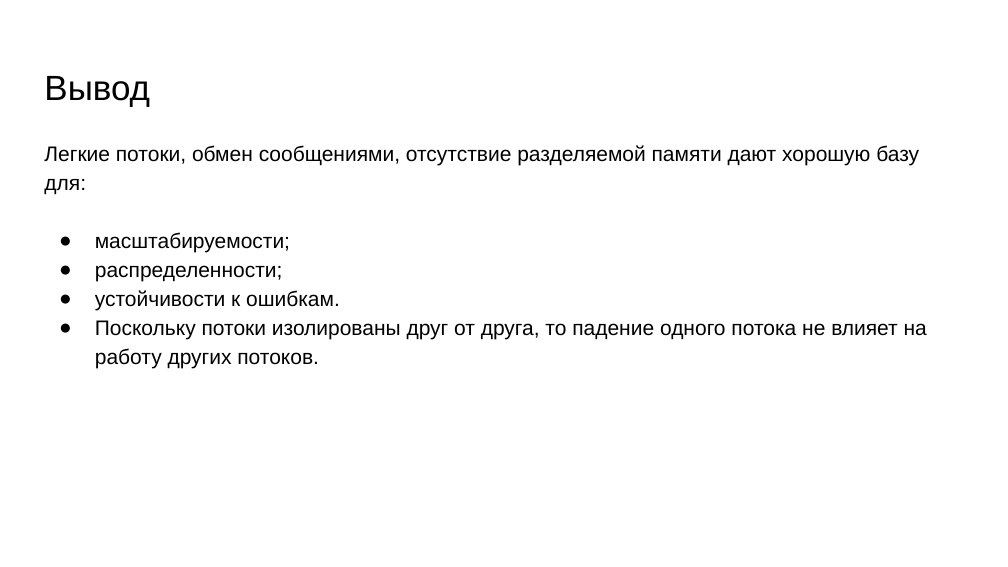
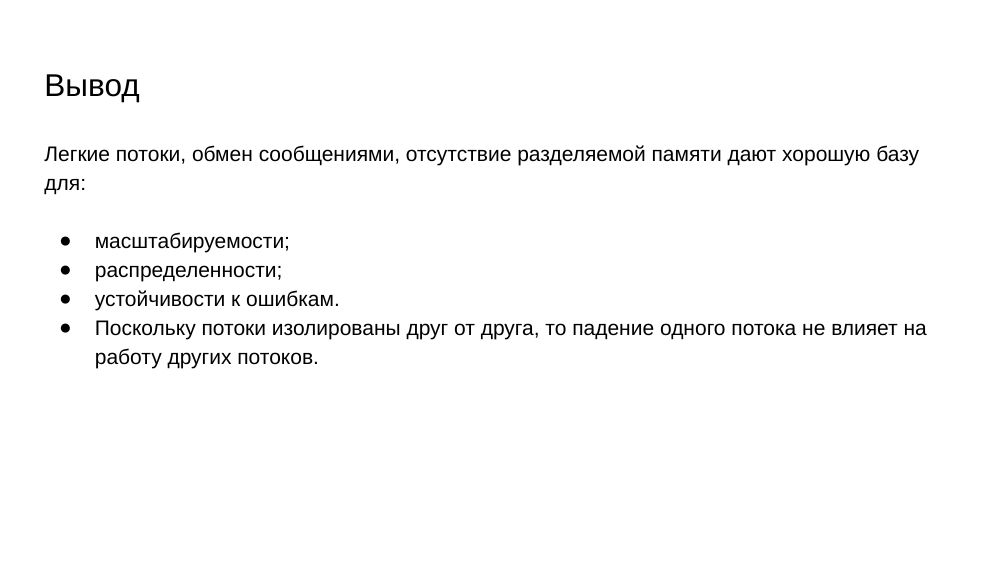
Before and after one commit to Samirox66/erlang, a slide deck: slide 19 of src/lec6_concurrency_31-10/concurrency.pptx (slide 18 before the commit). Drawn at 1008x567 pixels with LibreOffice and Linux fonts; fonts in the diff are those of the drawing. Boxes give left, top, right and bottom in pixels: in the first picture for what was removed or moved away, otherwise in the second. Text is boxed around its words. In the diff, an @@ line names an element or a change of style, - is before the commit and + after.

```diff
--- a/src/lec6_concurrency_31-10/concurrency.pptx
+++ b/src/lec6_concurrency_31-10/concurrency.pptx
@@ title "Вывод" at box(44, 74, 139, 102): size 25 to 22.5 pt @@
```
Also in this commit, not shown: 3 other slides changed, 1 slide added, 1 other file.
